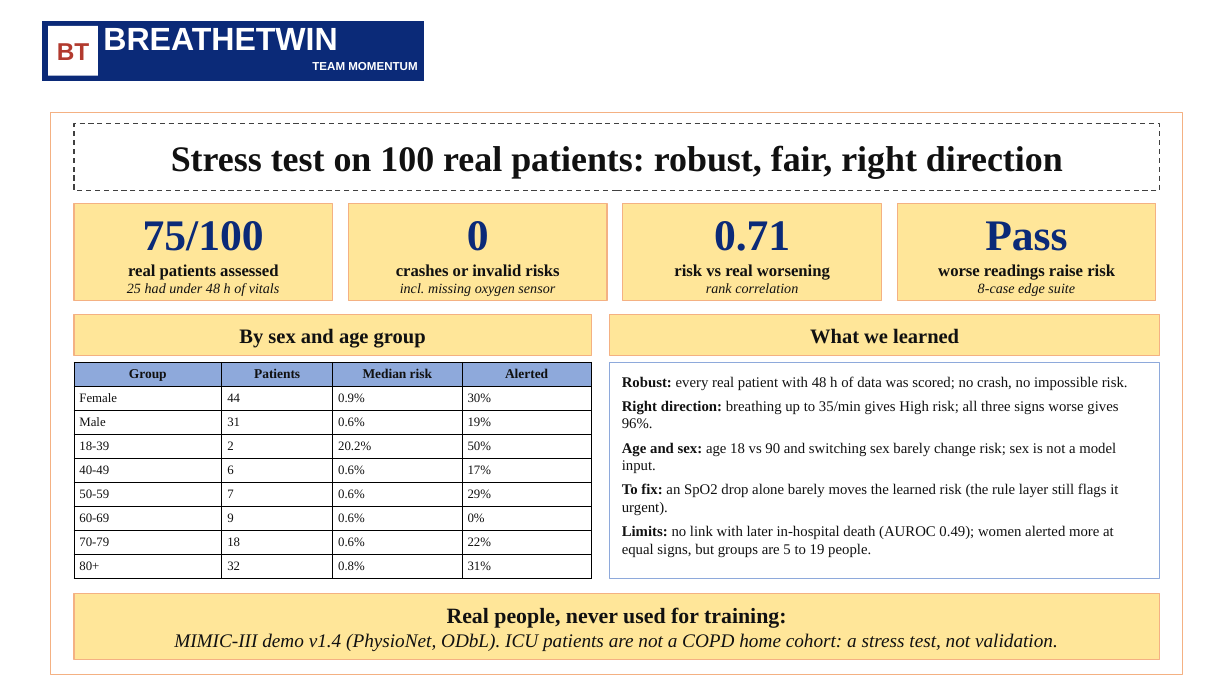
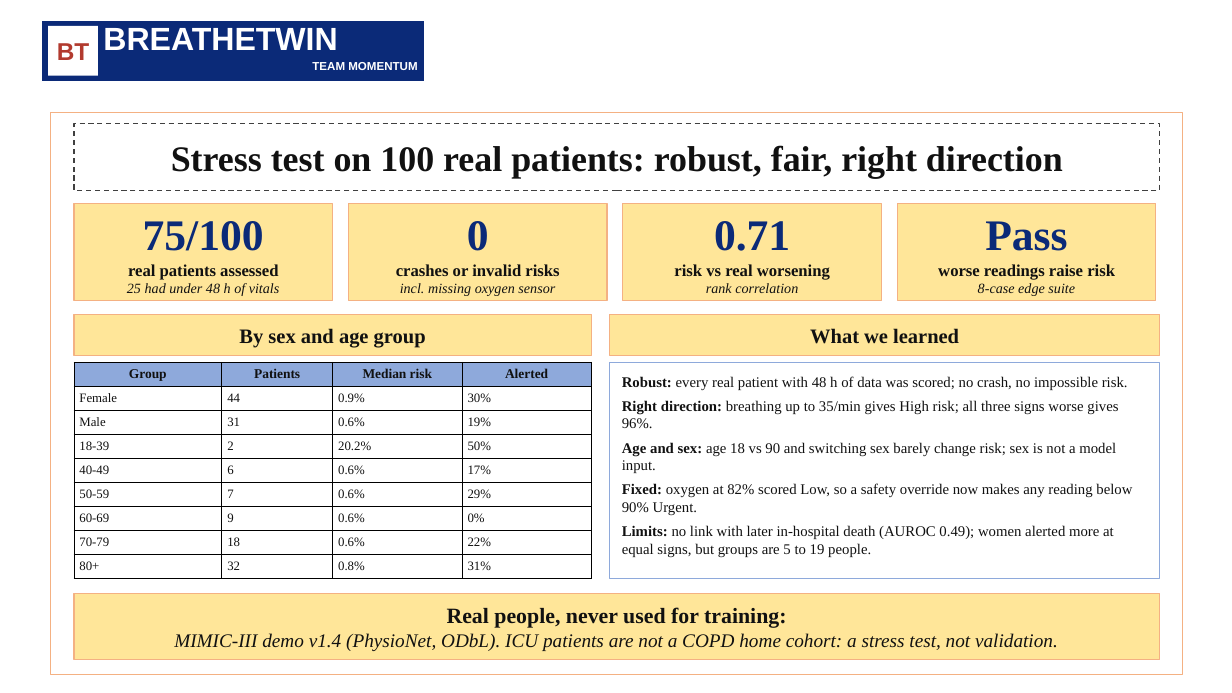
Before and after one commit to yashsaxena1220-lgtm/MOMENTUM_SDA-Bocconi-Asia-Center, a slide deck: slide 11 of docs/BreatheTwin_presentation.pptx. Drawn at 1232x693 pixels with LibreOffice and Linux fonts; fonts in the diff are those of the drawing; background and template pictures are left out. Boxes give left, top, right and bottom in pixels: in the first picture for what was removed or moved away, otherwise in the second. Text is boxed around its words. In the diff, an @@ line names an element or a change of style, - is before the commit and + after.

```diff
--- a/docs/BreatheTwin_presentation.pptx
+++ b/docs/BreatheTwin_presentation.pptx
@@ text at (622,483,1132,515): text changed @@
-To fix: an SpO2 drop alone barely moves the learned risk (the rule layer still flags it urgent).
+Fixed: oxygen at 82% scored Low, so a safety override now makes any reading below 90% Urgent.
```
Also in this commit, not shown: 1 other file.
